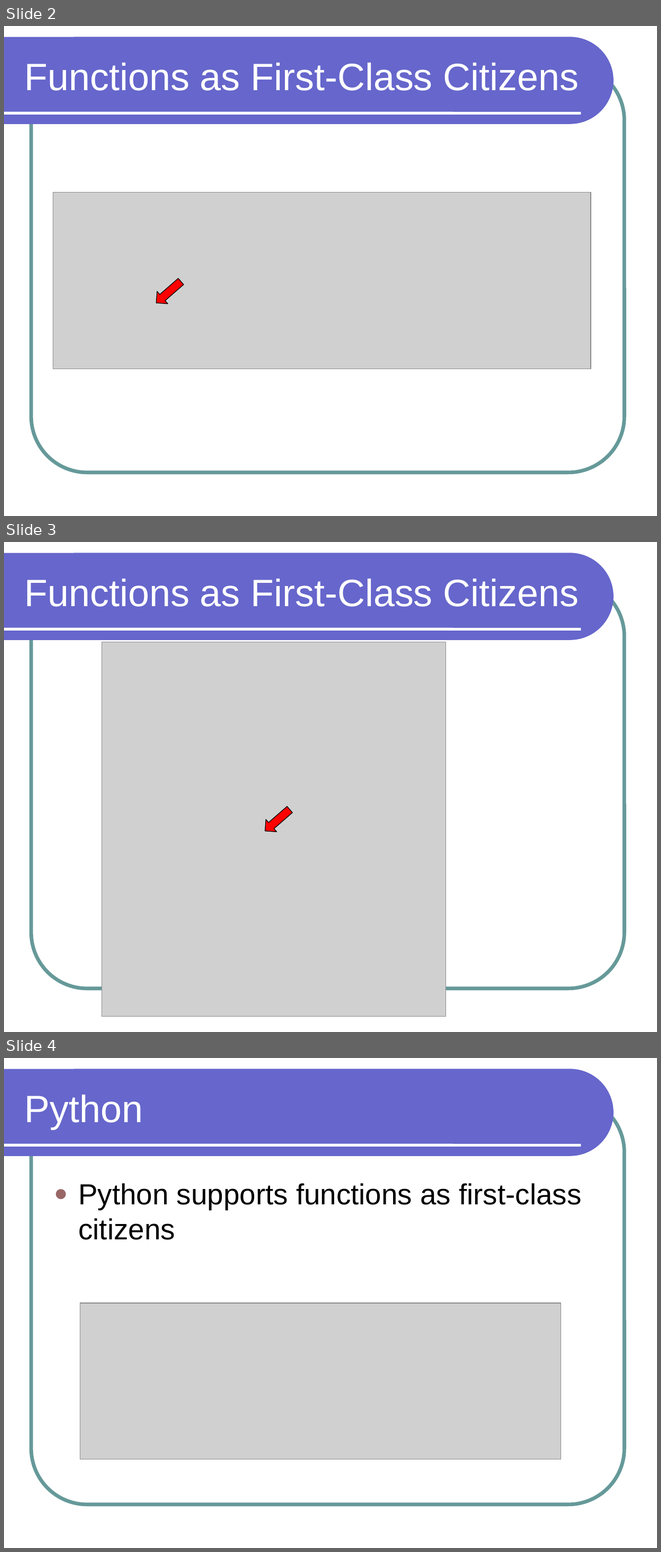
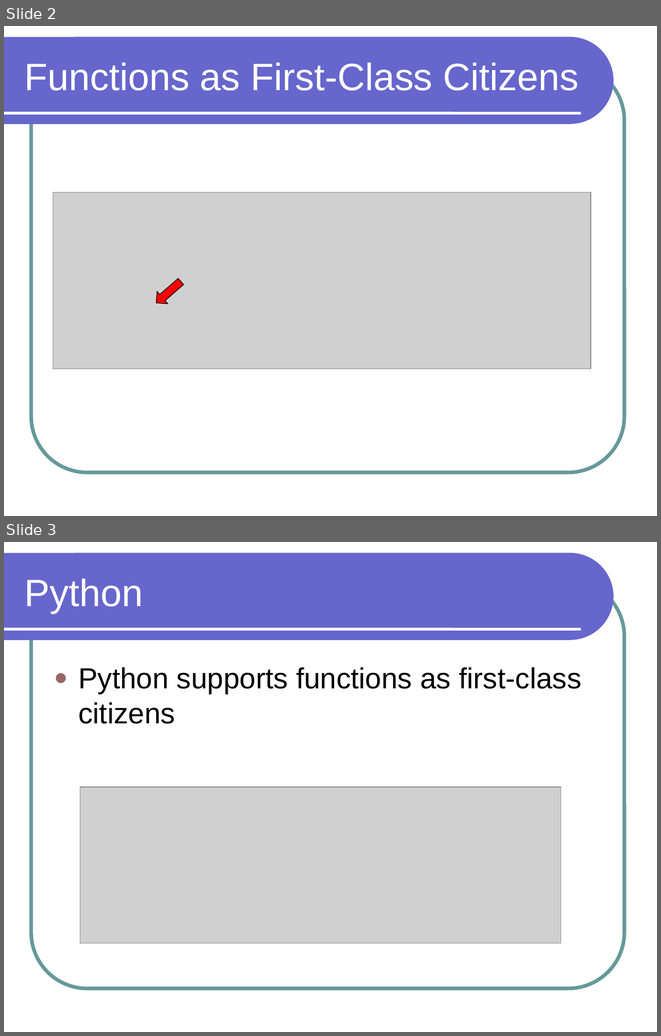
Before and after one commit to lutzhamel/CSC301, a slide deck: notes/csc301-ln014.ppt. Shown one above the other, each under a label of ours: slides 2, 3 and 4 before the commit, slides 2 and 3 after it. The pictures are 661x1552 and 661x1036 pixels, drawn with LibreOffice and Linux fonts; fonts in the diff are those of the drawing; grey boxes stand for pictures. Boxes give left, top, right and bottom in pixels: in the first picture for what was removed or moved away, otherwise in the second. Text is boxed around its words. In the diff, an @@ line names an element or a change of style, - is before the commit and + after.

```diff
--- a/notes/csc301-ln014.ppt
+++ b/notes/csc301-ln014.ppt
@@ slide 3 removed at (4,542,657,1032), background #FFFFFF; not listed: 3 template elements that a slide beside it also shows @@
@@ title removed at (25,579,579,607) @@
-Functions as First-Class Citizens
@@ picture removed at (102,642,445,1017) @@
@@ left arrow removed at (260,803,296,837) @@
@@ what was slide 4 is now slide 3 @@
```
Also in this commit, not shown: 3 slides changed, 4 slides added, 6 other files.
